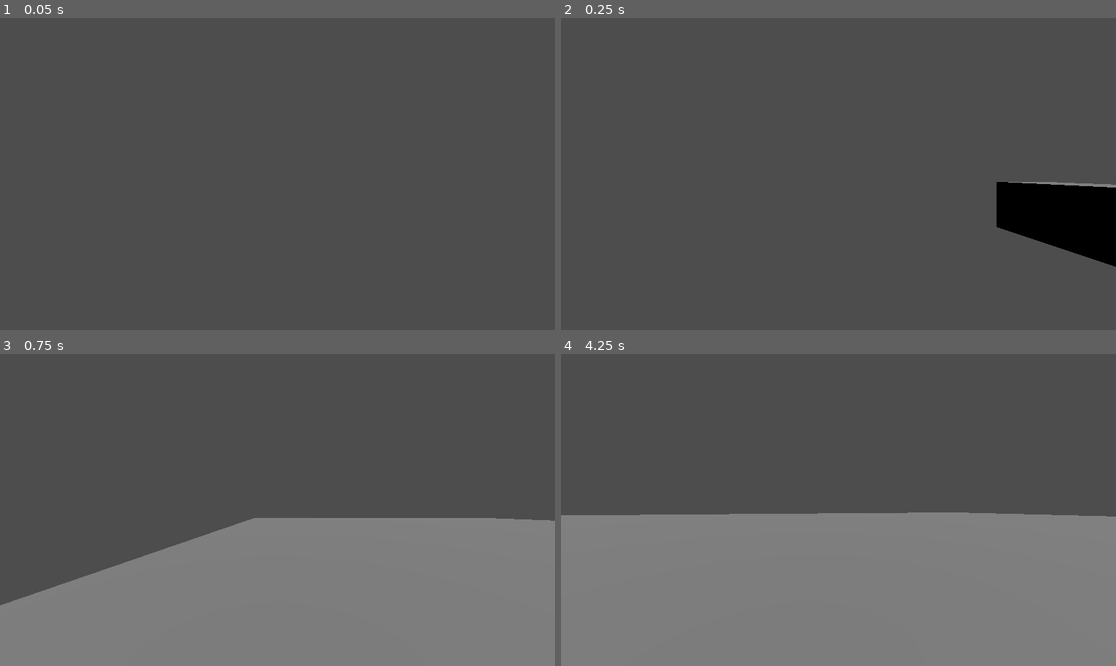
Above: before the commit, frames 1-4 (two rows, left to right).
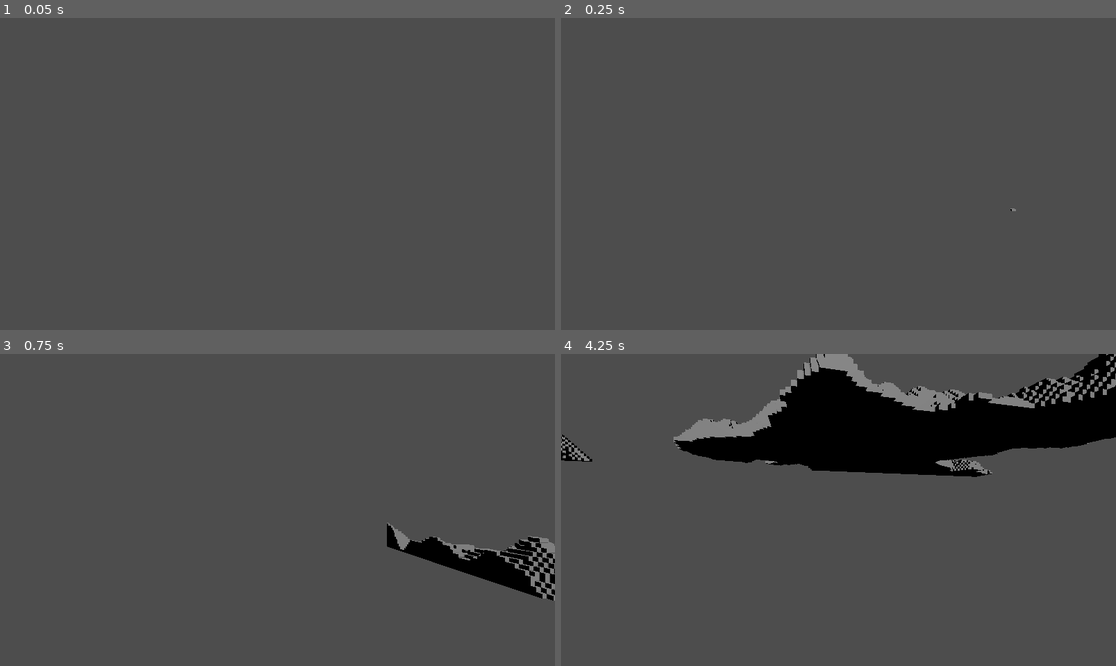
Above: after the commit, the same moments.

Repository: samtaylorr/SSVE-voxel-engine
Game: Godot game, scene res://main.tscn
Two runs of this game, one before a commit and one after it. Both use one fixed random seed, a clock stepped at 60 frames per second and the inputs below.
Inputs (mouse positions are in pixels of both pictures, inside the frame that each line leads up to):
- Up to frame 1 (0.05 s): no input
- Up to frame 2 (0.25 s): no input
- Up to frame 3 (0.75 s): move the mouse to (305, 510) at 0.52 s; hold W (move_forward) from 0.53 s (still down); tap Space (jump, bound only after the commit) at 0.6 s
- Up to frame 4 (4.25 s): keep holding W (move_forward); tap Space (jump, bound only after the commit) at 0.77, 1.07, 1.35, 1.52, 1.82, 2.1, 2.85, 3.02, 3.32, 3.6, 3.77, 4.07 s; move the mouse to (810, 510) at 1.27 s; move the mouse to (849, 503) at 2.02 s; move the mouse to (832, 516) at 2.77 s; move the mouse to (877, 513) at 3.52 s

Frame 1 is identical in both runs. In frame 2, 4.4% of the frame differs, in the area x 78-100%, y 52-80%; in frame 3, 40%; in frame 4, 68%, in the area x 0-100%, y 0-100%.

Commit message:
World generation via perlin noise

Diff:
--- a/chunk.gd
+++ b/chunk.gd
@@ -21,7 +21,7 @@
 const FACE_TOP    := 1 << Faces.TOP
 const FACE_BOTTOM := 1 << Faces.BOTTOM
 
-var FACE_DATA := [
+static var FACE_DATA := [
 	{ "bit": FACE_BACK,   "n": Vector3(0, 0, -1), "v": PackedVector3Array([Vector3(0,0,0), Vector3(1,1,0), Vector3(0,1,0), Vector3(0,0,0), Vector3(1,0,0), Vector3(1,1,0)]) },
 	{ "bit": FACE_FRONT,  "n": Vector3(0, 0,  1), "v": PackedVector3Array([Vector3(0,1,1), Vector3(1,1,1), Vector3(0,0,1), Vector3(1,1,1), Vector3(1,0,1), Vector3(0,0,1)]) },
 	{ "bit": FACE_LEFT,   "n": Vector3(-1,0, 0),  "v": PackedVector3Array([Vector3(0,1,1), Vector3(0,0,1), Vector3(0,1,0), Vector3(0,1,0), Vector3(0,0,1), Vector3(0,0,0)]) },
@@ -31,40 +31,30 @@
 ]
 
 var blocks: PackedByteArray = PackedByteArray()
+var chunk_coordinates
 const CHUNK_SIZE := 16
+const XY := CHUNK_SIZE * CHUNK_SIZE
+const BASE_HEIGHT := 8
 
 @onready var body := StaticBody3D.new()
 @onready var col  := CollisionShape3D.new()
 
-func idx(x:int, y:int, z:int) -> int:
-	return x + CHUNK_SIZE * (y + CHUNK_SIZE * z)
-	# (equivalently: x + y*CHUNK_SIZE + z*CHUNK_SIZE*CHUNK_SIZE)
+var noise_gen := FastNoiseLite.new()
 
-func get_block(x:int, y:int, z:int) -> int:
-	return blocks[idx(x,y,z)]
-
-func set_block(x:int, y:int, z:int, t:int) -> void:
-	blocks[idx(x,y,z)] = t
-
-func is_solid(t:int) -> bool:
-	return t != BlockType.Air
-
-func emit_face(st: SurfaceTool, base: Vector3, normal: Vector3, verts: Array[Vector3]) -> void:
+func emit_face(st: SurfaceTool, base: Vector3, normal: Vector3, verts: PackedVector3Array) -> void:
 	st.set_normal(normal)
 	for off in verts:
 		st.add_vertex(base + off)
 
-func create_cube(st: SurfaceTool, x:int, y:int, z:int, culling_mask:int):
+func create_cube(st: SurfaceTool, x:int, y:int, z:int, culling_mask:int) -> void:
 	var base := Vector3(x,y,z)
 	for f in FACE_DATA:
-		if (culling_mask & f.bit) != 0:
-			emit_face(st, base, f.n, f.v)
+		if (culling_mask & f["bit"]) != 0:
+			emit_face(st, base, f["n"], f["v"])
 
 func create_mesh() -> void:
 	var st := SurfaceTool.new()
 	st.begin(Mesh.PRIMITIVE_TRIANGLES)
-
-	const XY := CHUNK_SIZE * CHUNK_SIZE
 	var blocks_local := blocks # local reference = faster
 
 	for z in range(CHUNK_SIZE):
@@ -99,9 +89,20 @@
 
 func generate_chunk() -> void:
 	blocks.resize(CHUNK_SIZE * CHUNK_SIZE * CHUNK_SIZE)
-	blocks.fill(BlockType.Grass) # super fast init
+	var world_origin = ChunkHelper.chunk_to_world_space(chunk_coordinates)
+	for x in range (CHUNK_SIZE):
+		for z in range(CHUNK_SIZE):
+			var height := BASE_HEIGHT*noise_gen.get_noise_2d(world_origin.x+x,world_origin.z+z)*BASE_HEIGHT
+			for y in range(CHUNK_SIZE):
+				if y+world_origin.y <= height:
+					blocks[x + (y * CHUNK_SIZE) + (z * XY)] = BlockType.Grass
+				else:
+					blocks[x + (y * CHUNK_SIZE) + (z * XY)] = BlockType.Air
 
 func _setup_collision() -> void:
+	if mesh == null:
+		return
+
 	if body.get_parent() == null:
 		add_child(body)
 	if col.get_parent() == null:
@@ -110,6 +111,10 @@
 	col.shape = mesh.create_trimesh_shape()
 
 func _ready() -> void:
+	noise_gen.noise_type = FastNoiseLite.TYPE_PERLIN
 	generate_chunk()
 	create_mesh()
 	_setup_collision()
+
+func _init(cc: Vector2i):
+	chunk_coordinates = cc
--- /dev/null
+++ b/chunk_helper.gd
@@ -0,0 +1,10 @@
+extends Node
+class_name ChunkHelper
+
+static func chunk_to_world_space(chunk: Vector2i) -> Vector3:
+	return Vector3(chunk.x*Chunk.CHUNK_SIZE, 0, chunk.y*Chunk.CHUNK_SIZE)
+
+static func world_to_chunk(p: Vector3) -> Vector2i:
+	var cx := int(floor(p.x / float(Chunk.CHUNK_SIZE)))
+	var cz := int(floor(p.z / float(Chunk.CHUNK_SIZE)))
+	return Vector2i(cx, cz)
--- a/chunk_manager.gd
+++ b/chunk_manager.gd
@@ -16,15 +16,7 @@
 var debug_line := false
 
 @export var chunks_per_frame := 1
-@export var render_distance = 4
-
-func chunk_to_world_space(chunk: Vector2i) -> Vector3:
-	return Vector3(chunk.x*Chunk.CHUNK_SIZE, 0, chunk.y*Chunk.CHUNK_SIZE)
-
-func world_to_chunk(p: Vector3) -> Vector2i:
-	var cx := int(floor(p.x / float(Chunk.CHUNK_SIZE)))
-	var cz := int(floor(p.z / float(Chunk.CHUNK_SIZE)))
-	return Vector2i(cx, cz)
+@export var render_distance = 6
 
 func gen_chunk() -> void:
 
@@ -40,21 +32,21 @@
 	if !wanted_chunks.has(queued_chunk):
 		return
 
-	var chunk := Chunk.new()
-	chunk.position = chunk_to_world_space(queued_chunk)
+	var chunk := Chunk.new(queued_chunk)
+	chunk.position = ChunkHelper.chunk_to_world_space(queued_chunk)
 	add_child(chunk)
 	chunks[queued_chunk] = chunk
 
 func load_chunks() -> void:
-	var pc := world_to_chunk(player.global_position)
+	var pc := ChunkHelper.world_to_chunk(player.global_position)
 	wanted_chunks.clear()
 
 	for cx in range(pc.x - render_distance, pc.x + render_distance + 1):
 		for cz in range(pc.y - render_distance, pc.y + render_distance + 1):
 			var key = Vector2i(cx, cz)
-			wanted_chunks[key] = null
+			wanted_chunks[key] = true
 			if !chunks.has(key) and !enqueued_chunks.has(key):
-				enqueued_chunks[key] = null
+				enqueued_chunks[key] = true
 				queue.append(key)
 
 	# unwanted chunks get unloaded
@@ -67,11 +59,11 @@
 	player = player_prefab.instantiate() as Player
 	add_child(player)
 	player.global_position = Vector3(Chunk.CHUNK_SIZE * 0.5, 18, Chunk.CHUNK_SIZE * 0.5)
-	player_chunk_coordinates = world_to_chunk(player.global_position)
+	player_chunk_coordinates = ChunkHelper.world_to_chunk(player.global_position)
 	load_chunks()
 
 func _physics_process(delta):
-	var current_chunk_coordinates = world_to_chunk(player.global_position)
+	var current_chunk_coordinates = ChunkHelper.world_to_chunk(player.global_position)
 	if current_chunk_coordinates != player_chunk_coordinates:
 		player_chunk_coordinates = current_chunk_coordinates
 		load_chunks()
@@ -83,7 +75,7 @@
 		initial_load = true
 
 func _process(delta):
-	if Engine.get_frames_drawn() % 1 == 0 and debug_line:
+	if Engine.get_frames_drawn() % 1 == 30 and debug_line:
 		print("Frame: ", Engine.get_frames_drawn(), ", Chunks loaded: ", \
 			chunks.size(), ", Wanted chunks: ", wanted_chunks.size(), \
 			", Chunks queued: ", queue.size(), ", Initial load: ", initial_load)
--- a/player.gd
+++ b/player.gd
@@ -6,6 +6,7 @@
 @export var speed = 14
 # The downward acceleration when in the air, in meters per second squared.
 @export var fall_acceleration = 75
+@export var jump_impulse = 20
 
 @export_group("Camera")
 @export var mouse_sensitivity = 0.002
@@ -33,6 +34,10 @@
 		else:
 			velocity.y = 0.0
 
+		if is_on_floor() and Input.is_action_just_pressed("jump"):
+			print("jump in")
+			velocity.y = jump_impulse
+
 		move_and_slide()
 
 func _input(event):
--- a/project.godot
+++ b/project.godot
@@ -54,3 +54,9 @@
 , Object(InputEventJoypadMotion,"resource_local_to_scene":false,"resource_name":"","device":-1,"axis":1,"axis_value":-1.0,"script":null)
 ]
 }
+jump={
+"deadzone": 0.2,
+"events": [Object(InputEventKey,"resource_local_to_scene":false,"resource_name":"","device":-1,"window_id":0,"alt_pressed":false,"shift_pressed":false,"ctrl_pressed":false,"meta_pressed":false,"pressed":false,"keycode":0,"physical_keycode":32,"key_label":0,"unicode":32,"location":0,"echo":false,"script":null)
+, Object(InputEventJoypadButton,"resource_local_to_scene":false,"resource_name":"","device":-1,"button_index":2,"pressure":0.0,"pressed":false,"script":null)
+]
+}
Not shown, added: chunk_helper.gd.uid
